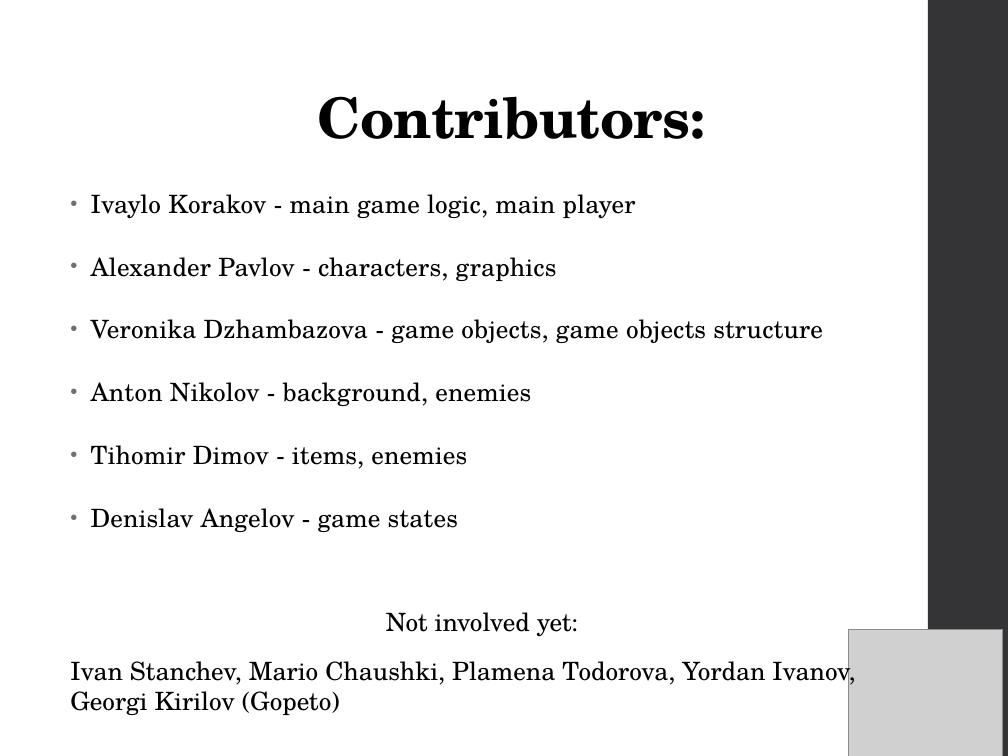
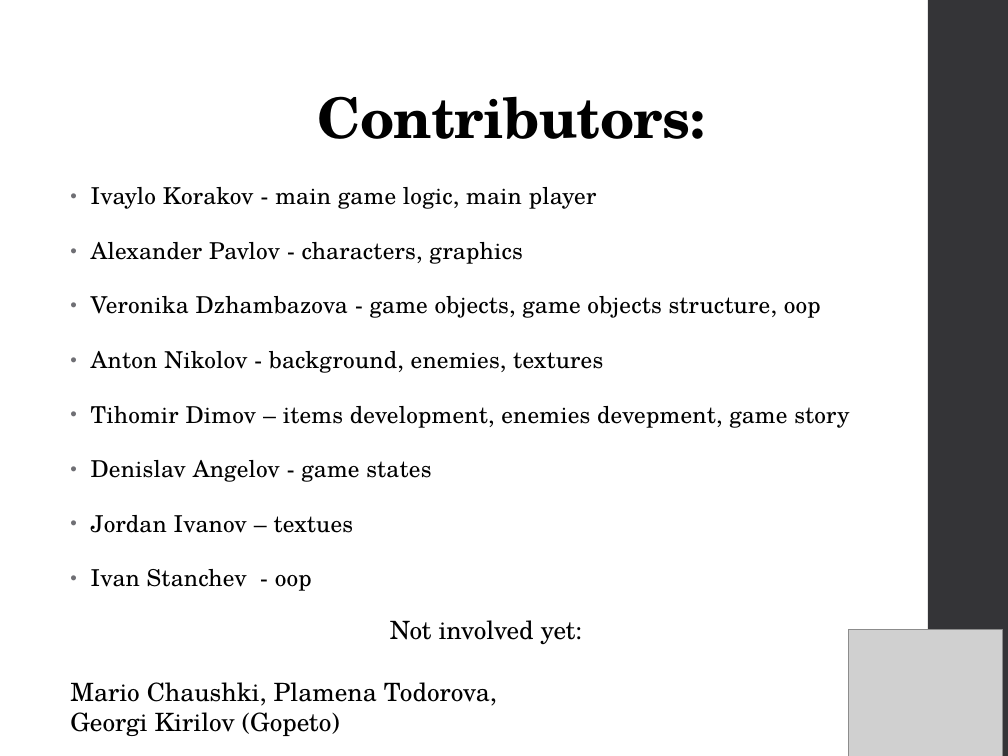
Before and after one commit to Team-Alchera/Baligo, a slide deck: slide 3 of Baligo v2.pptx. Drawn at 1008x756 pixels with LibreOffice and Linux fonts; fonts in the diff are those of the drawing; grey boxes stand for pictures. Boxes give left, top, right and bottom in pixels: in the first picture for what was removed or moved away, otherwise in the second. Text is boxed around its words. In the diff, an @@ line names an element or a change of style, - is before the commit and + after.

Commit message:
presentation

```diff
--- a/Baligo v2.pptx
+++ b/Baligo v2.pptx
@@ text at [91, 187, 597, 482]: size 18 to 16.6 pt in "Ivaylo Korakov - main game logic, main ...", "Alexander Pavlov - characters, graphics", "Denislav Angelov - game states"; line spacing 1.15 to 0.95 @@
@@ text at [91, 296, 849, 428]: text changed; size 18 to 16.6 pt @@
-• Veronika Dzhambazova - game objects, game objects structure
-• Anton Nikolov - background, enemies
-• Tihomir Dimov - items, enemies
+• Veronika Dzhambazova - game objects, game objects structure, oop
+• Anton Nikolov - background, enemies, textures
+• Tihomir Dimov – items development, enemies devepment, game story
@@ text at [91, 515, 354, 591]: paragraphs added @@
+• Jordan Ivanov – textues
+• Ivan Stanchev - oop
@@ text "Not involved yet:": place and size @@
-text "Not involved yet:" at [386, 612, 578, 636]
+text "Not involved yet:" at [390, 620, 582, 644]
@@ text "Mario Chaushki, Plamena Todorova,": place and size @@
-text "Mario Chaushki, Plamena Todorova," at [70, 655, 855, 715]
+text "Mario Chaushki, Plamena Todorova," at [70, 682, 497, 736]
@@ text at [70, 682, 497, 706]: text changed @@
-Ivan Stanchev, Mario Chaushki, Plamena Todorova, Yordan Ivanov,
+Mario Chaushki, Plamena Todorova,
```
Also in this commit, not shown: 2 other slides changed, 5 other files.
